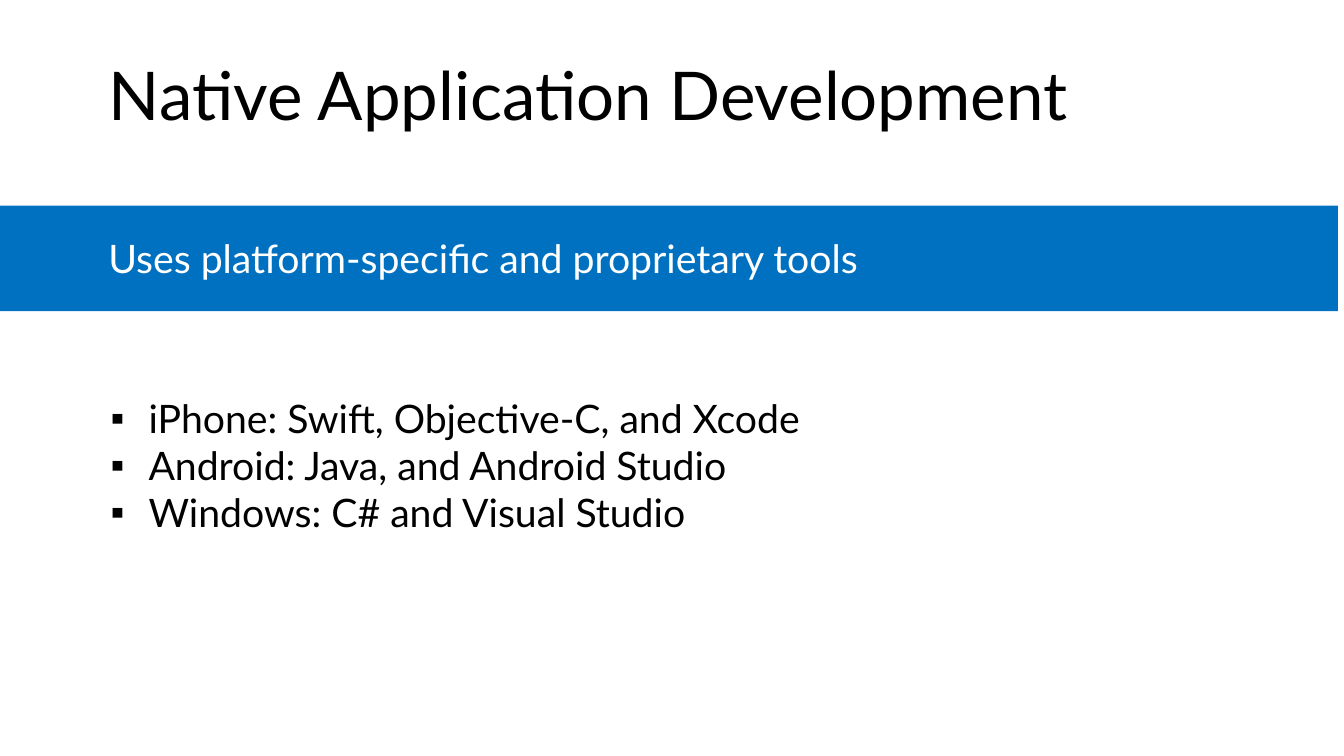
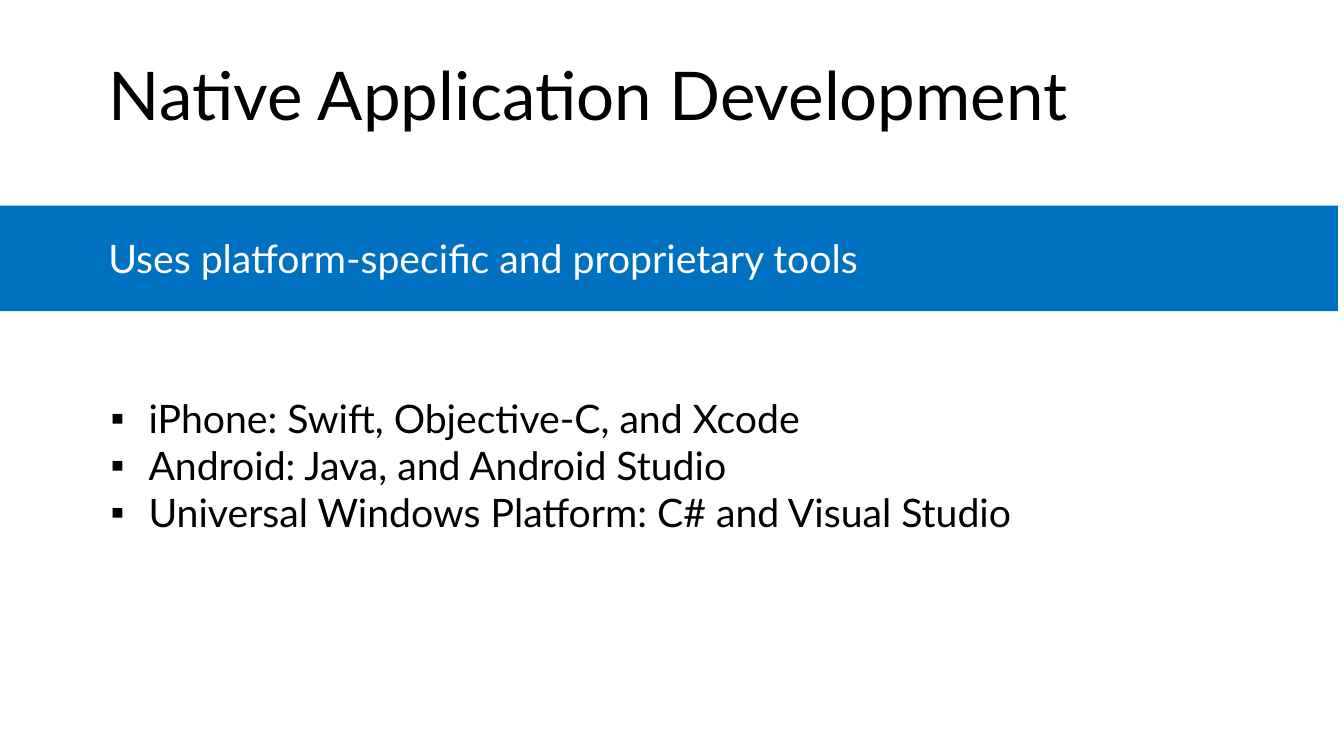
Before and after one commit to microsoft/AcademicContent, a slide deck: slide 5 of Complimentary Course Content/Module3/Lessons/Module3_Lesson01 Mobile Development Survey.pptx. Drawn at 1344x756 pixels with LibreOffice and Linux fonts; fonts in the diff are those of the drawing. Boxes give left, top, right and bottom in pixels: in the first picture for what was removed or moved away, otherwise in the second. Text is boxed around its words. In the diff, an @@ line names an element or a change of style, - is before the commit and + after.

```diff
--- a/Complimentary Course Content/Module3/Lessons/Module3_Lesson01 Mobile Development Survey.pptx
+++ b/Complimentary Course Content/Module3/Lessons/Module3_Lesson01 Mobile Development Survey.pptx
@@ text at [149, 498, 1011, 528]: text changed @@
-    ▪ Windows: C# and Visual Studio
+    ▪ Universal Windows Platform: C# and Visual Studio
```
Also in this commit, not shown: 2 other slides changed, 9 other files.
